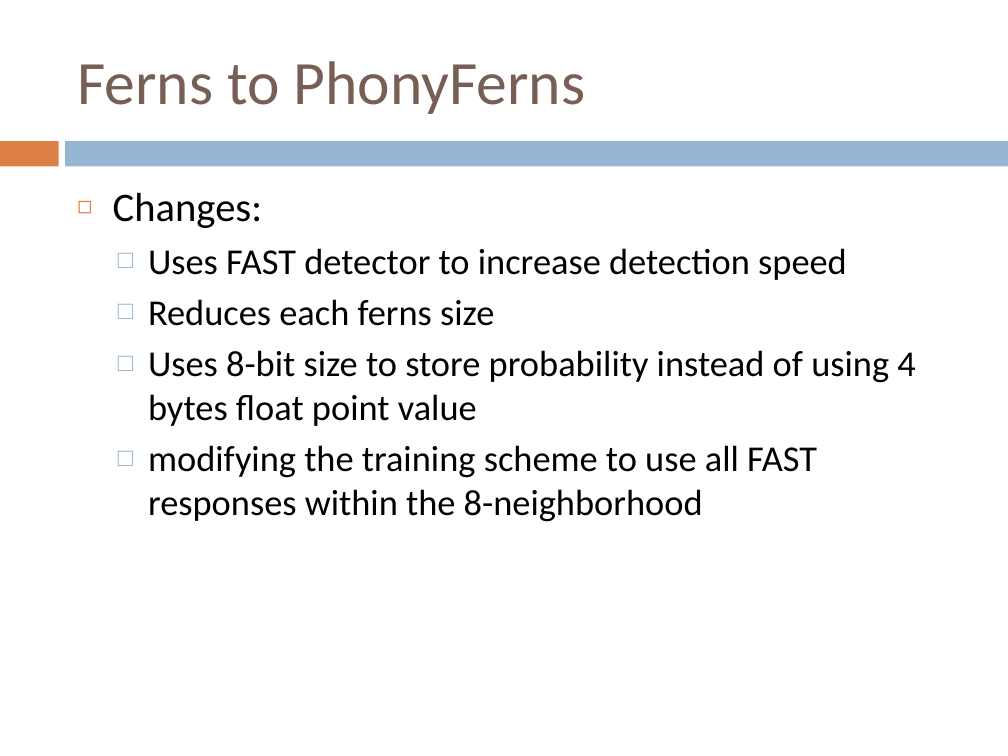
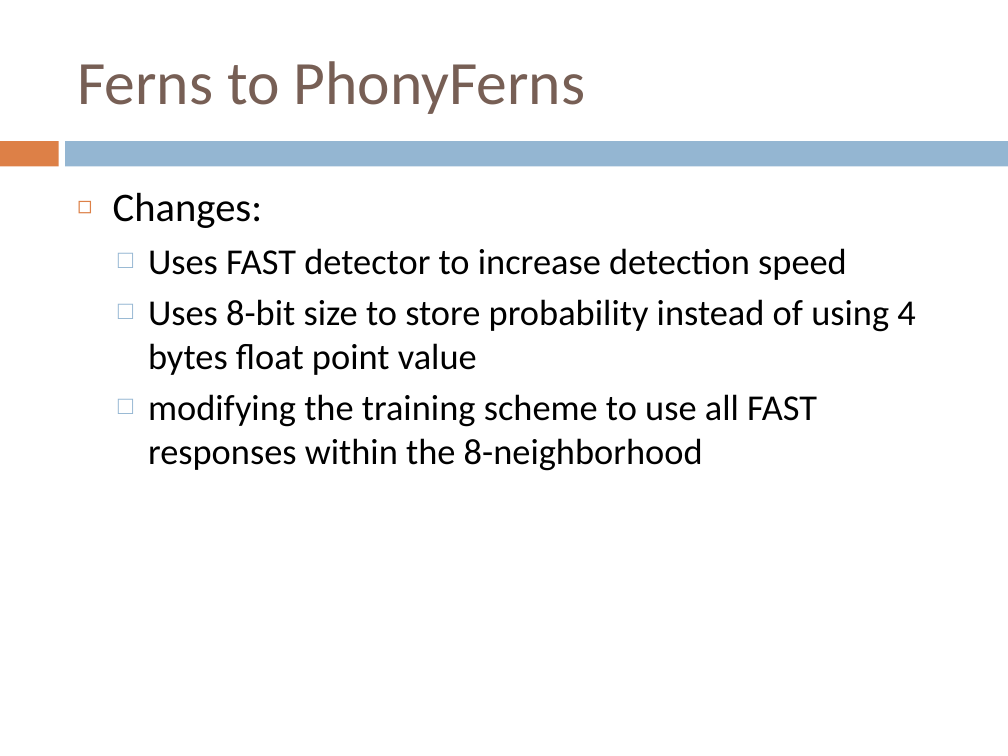
Before and after one commit to blighli/opengl2015, a slide deck: slide 8 of 21551058常惠源/第一次读书报告/读书报告_常惠源.pptx. Drawn at 1008x756 pixels with LibreOffice and Linux fonts; fonts in the diff are those of the drawing. Boxes give left, top, right and bottom in pixels: in the first picture for what was removed or moved away, otherwise in the second. Text is boxed around its words. In the diff, an @@ line names an element or a change of style, - is before the commit and + after.

```diff
--- a/21551058常惠源/第一次读书报告/读书报告_常惠源.pptx
+++ b/21551058常惠源/第一次读书报告/读书报告_常惠源.pptx
@@ text at <box>148,299,494,326</box>: paragraph removed @@
-  □ Reduces each ferns size
```
Also in this commit, not shown: 2 other slides changed.
